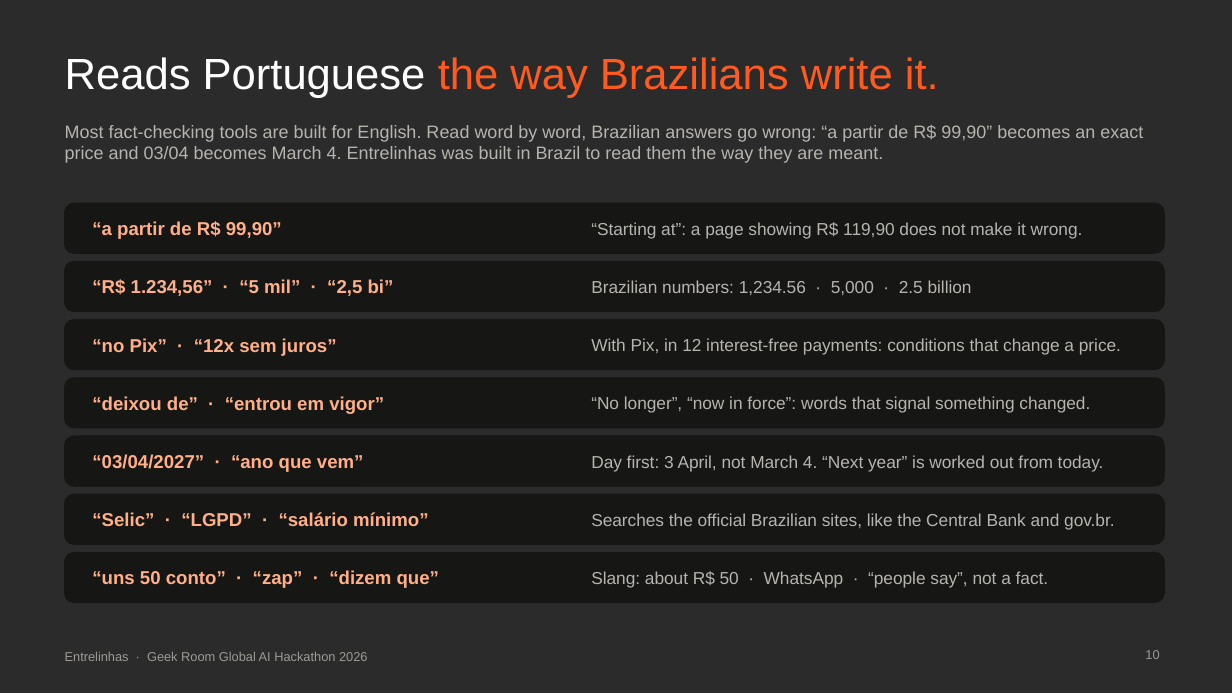
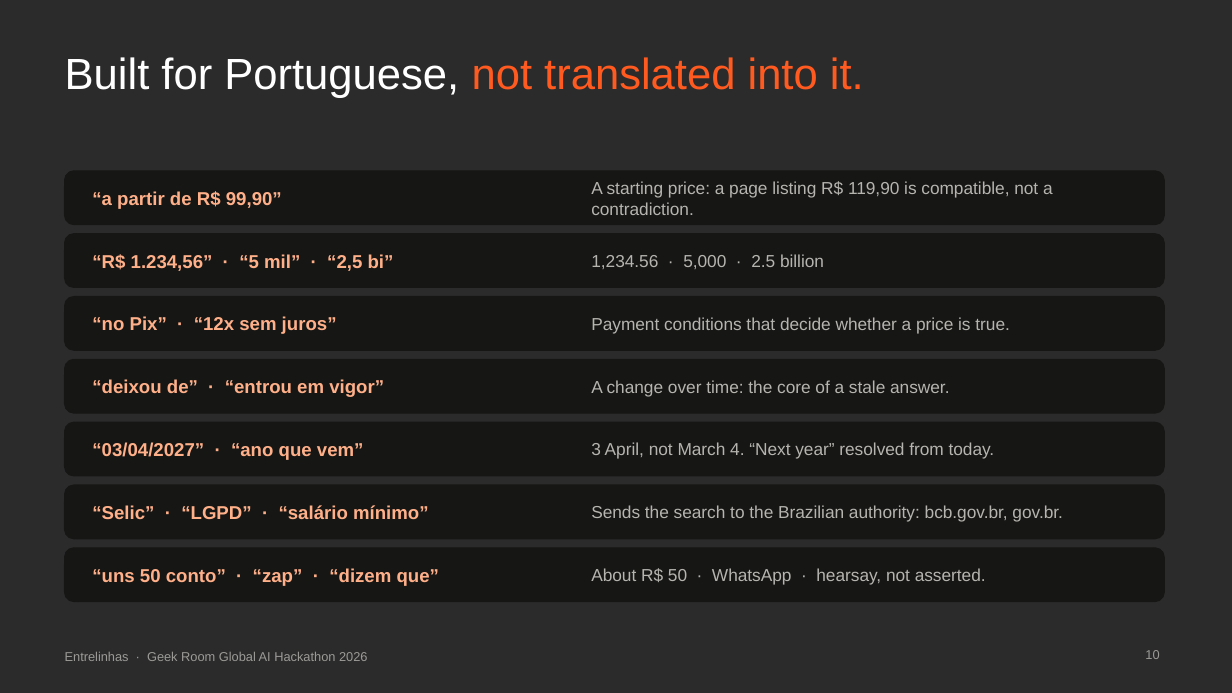
Before and after one commit to contatoalicecandido-lab/entrelinhas, a slide deck: slide 10 of submission/Entrelinhas_Pitch_Deck.pptx. Drawn at 1232x693 pixels with LibreOffice and Linux fonts; fonts in the diff are those of the drawing; background and template pictures are left out; a plain dark background stands for a picture behind light text. Boxes give left, top, right and bottom in pixels: in the first picture for what was removed or moved away, otherwise in the second. Text is boxed around its words. In the diff, an @@ line names an element or a change of style, - is before the commit and + after.

```diff
--- a/submission/Entrelinhas_Pitch_Deck.pptx
+++ b/submission/Entrelinhas_Pitch_Deck.pptx
@@ title at <box>65,57,864,98</box>: text changed @@
-Reads Portuguese the way Brazilians write it.
+Built for Portuguese, not translated into it.
@@ text removed at <box>65,125,1143,163</box> @@
-Most fact-checking tools are built for English. Read word by word, Brazilian answers go wrong: “a partir de R$ 99,90” becomes an exact price and 03/04 becomes March 4. Entrelinhas was built in Brazil to read them the way they are meant.
@@ proportions changed in 7 elements at <box>65,548,1165,602</box>, <box>65,485,1165,539</box>, <box>65,422,1165,476</box>, <box>65,360,1165,413</box>, <box>65,297,1165,350</box>, <box>65,234,1165,287</box>, <box>65,171,1165,225</box> @@
@@ rounded rectangle: place and size @@
-rounded rectangle at <box>65,203,1165,253</box>
+rounded rectangle at <box>65,171,1165,225</box>
@@ text "“a partir de R$ 99,90”": place and size @@
-text "“a partir de R$ 99,90”" at <box>92,221,282,239</box>
+text "“a partir de R$ 99,90”" at <box>92,191,282,209</box>
@@ text at <box>591,181,1053,215</box>: text changed @@
-“Starting at”: a page showing R$ 119,90 does not make it wrong.
+A starting price: a page listing R$ 119,90 is compatible, not a contradiction.
@@ rounded rectangle: place and size @@
-rounded rectangle at <box>65,262,1165,311</box>
+rounded rectangle at <box>65,234,1165,287</box>
@@ text "“R$ 1.234,56” · “5 mil” ...": place and size @@
-text "“R$ 1.234,56” · “5 mil” ..." at <box>92,279,394,296</box>
+text "“R$ 1.234,56” · “5 mil” ..." at <box>92,254,394,271</box>
@@ text at <box>591,254,824,269</box>: text changed @@
-Brazilian numbers: 1,234.56 · 5,000 · 2.5 billion
+1,234.56 · 5,000 · 2.5 billion
@@ rounded rectangle: place and size @@
-rounded rectangle at <box>65,320,1165,370</box>
+rounded rectangle at <box>65,297,1165,350</box>
@@ text "“no Pix” · “12x sem ...": place and size @@
-text "“no Pix” · “12x sem ..." at <box>92,338,337,356</box>
+text "“no Pix” · “12x sem ..." at <box>92,316,337,334</box>
@@ text at <box>591,317,1009,334</box>: text changed @@
-With Pix, in 12 interest-free payments: conditions that change a price.
+Payment conditions that decide whether a price is true.
@@ rounded rectangle: place and size @@
-rounded rectangle at <box>65,378,1165,428</box>
+rounded rectangle at <box>65,360,1165,413</box>
@@ text "“deixou de” · “entrou em ...": place and size @@
-text "“deixou de” · “entrou em ..." at <box>92,396,384,414</box>
+text "“deixou de” · “entrou em ..." at <box>92,379,384,397</box>
@@ text added at <box>591,380,949,397</box>, 13.5 pt, text #B6B4AE @@
+A change over time: the core of a stale answer.
@@ text removed at <box>591,396,1090,413</box> @@
-“No longer”, “now in force”: words that signal something changed.
@@ rounded rectangle: place and size @@
-rounded rectangle at <box>65,436,1165,486</box>
+rounded rectangle at <box>65,422,1165,476</box>
@@ text "“03/04/2027” · “ano que vem”": place and size @@
-text "“03/04/2027” · “ano que vem”" at <box>92,454,364,472</box>
+text "“03/04/2027” · “ano que vem”" at <box>92,442,364,460</box>
@@ text at <box>591,442,995,459</box>: text changed @@
-Day first: 3 April, not March 4. “Next year” is worked out from today.
+3 April, not March 4. “Next year” resolved from today.
@@ rounded rectangle: place and size @@
-rounded rectangle at <box>65,494,1165,544</box>
+rounded rectangle at <box>65,485,1165,539</box>
@@ text "“Selic” · “LGPD” · “salário ...": place and size @@
-text "“Selic” · “LGPD” · “salário ..." at <box>92,512,429,526</box>
+text "“Selic” · “LGPD” · “salário ..." at <box>92,505,429,519</box>
@@ text at <box>591,505,1062,522</box>: text changed @@
-Searches the official Brazilian sites, like the Central Bank and gov.br.
+Sends the search to the Brazilian authority: bcb.gov.br, gov.br.
@@ rounded rectangle: place and size @@
-rounded rectangle at <box>65,553,1165,603</box>
+rounded rectangle at <box>65,548,1165,602</box>
@@ text at <box>591,568,986,585</box>: text changed @@
-Slang: about R$ 50 · WhatsApp · “people say”, not a fact.
+About R$ 50 · WhatsApp · hearsay, not asserted.
```
Also in this commit, not shown: 13 other slides changed, 1 slide added, 1 slide removed, 2 other files.
